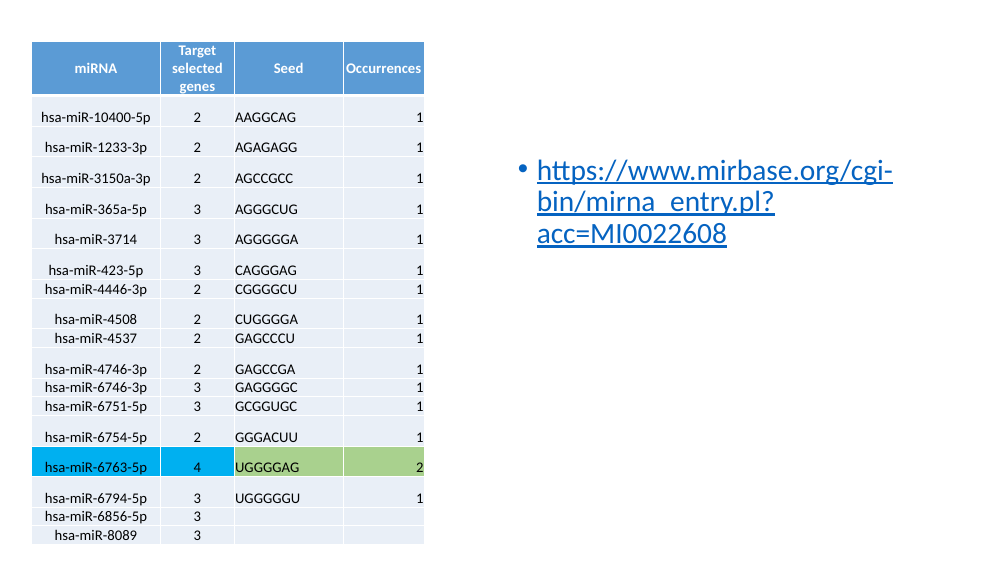
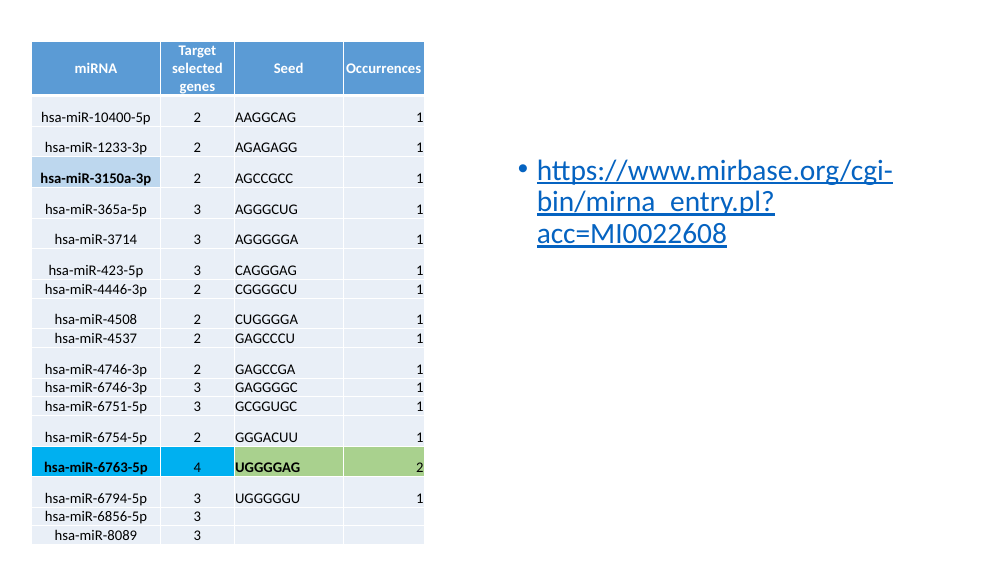
Before and after one commit to GuerreroVazquez/miRNA_small_tools, a slide deck: slide 26 of Presentations/Dryrun.pptx (slide 25 before the commit). Drawn at 1008x567 pixels with LibreOffice and Linux fonts; fonts in the diff are those of the drawing. Boxes give left, top, right and bottom in pixels: in the first picture for what was removed or moved away, otherwise in the second. Text is boxed around its words. In the diff, an @@ line names an element or a change of style, - is before the commit and + after.

```diff
--- a/Presentations/Dryrun.pptx
+++ b/Presentations/Dryrun.pptx
@@ table at (31,41,424,544) @@
@@ fill #EAEFF7 to #BDD7EE in row 4, column 1 @@
@@ bold on in "hsa-miR-3150a-3p", "hsa-miR-6763-5p", "UGGGGAG" @@
```
Also in this commit, not shown: 8 other slides changed, 17 slides added.
